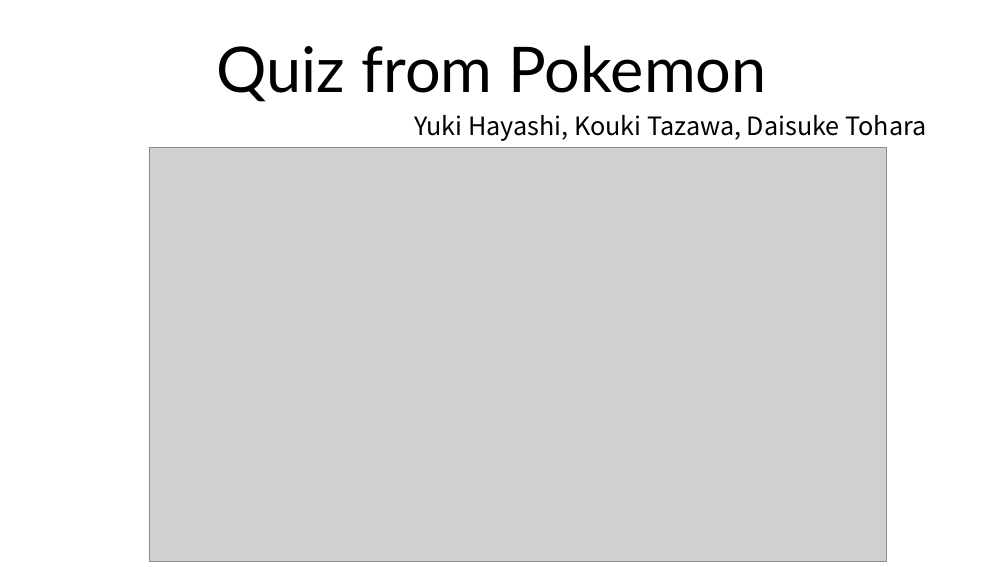
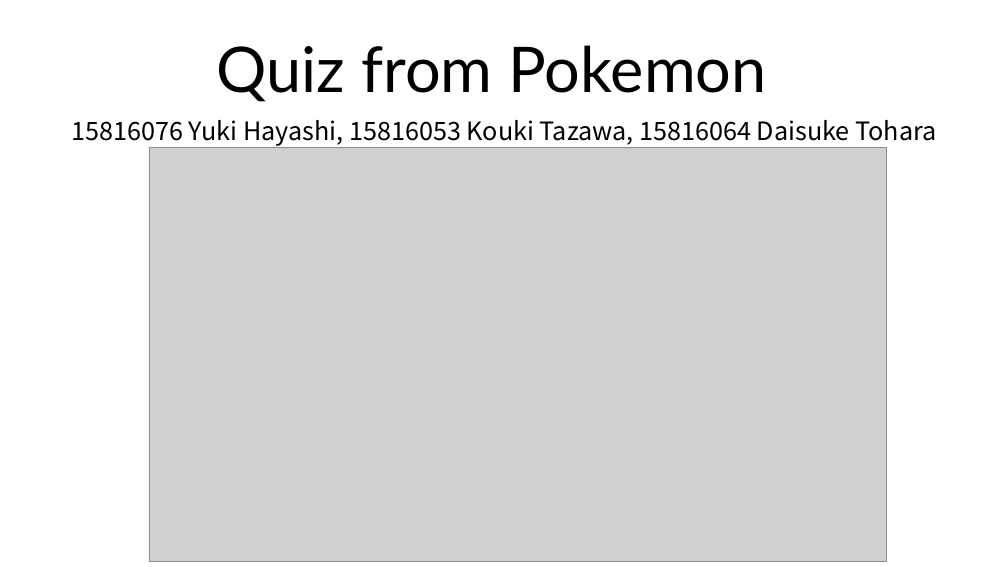
Before and after one commit to YukiHayashi4/Pokemon-2018-7-28, a slide deck: slide 1 of Quiz from Pokemon.pptx. Drawn at 1008x567 pixels with LibreOffice and Linux fonts; fonts in the diff are those of the drawing; grey boxes stand for pictures. Boxes give left, top, right and bottom in pixels: in the first picture for what was removed or moved away, otherwise in the second. Text is boxed around its words. In the diff, an @@ line names an element or a change of style, - is before the commit and + after.

Commit message:
modified ppt

```diff
--- a/Quiz from Pokemon.pptx
+++ b/Quiz from Pokemon.pptx
@@ subtitle at [71,120,936,146]: text changed @@
-Yuki Hayashi, Kouki Tazawa, Daisuke Tohara
+15816076 Yuki Hayashi, 15816053 Kouki Tazawa, 15816064 Daisuke Tohara
```
Also in this commit, not shown: 2 other slides changed, 1 slide added.
